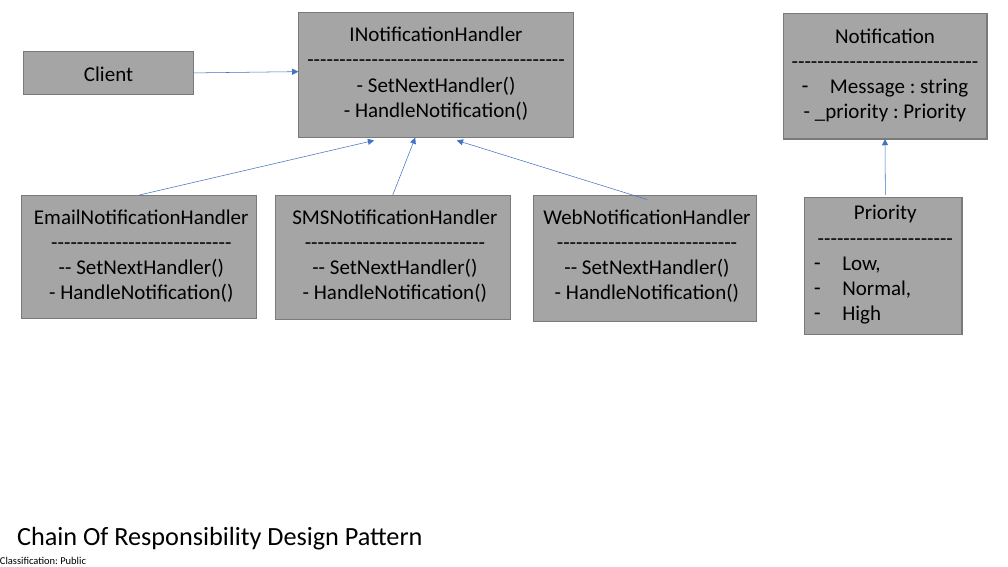
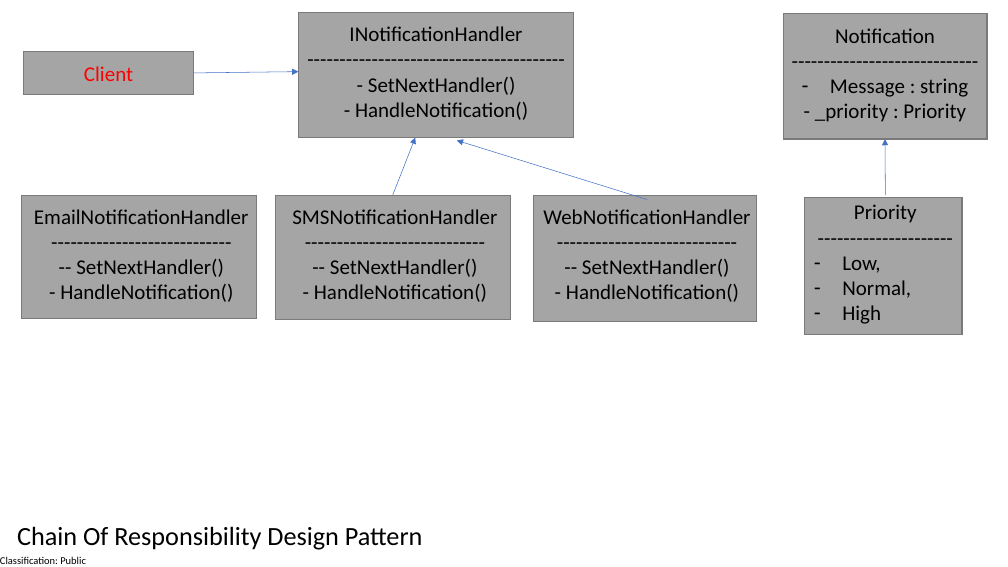
Before and after one commit to aakriti1404/DesignPatterns, a slide deck: slide 1 of BehavioralDesignPattern.pptx. Drawn at 1008x567 pixels with LibreOffice and Linux fonts; fonts in the diff are those of the drawing. Boxes give left, top, right and bottom in pixels: in the first picture for what was removed or moved away, otherwise in the second. Text is boxed around its words. In the diff, an @@ line names an element or a change of style, - is before the commit and + after.

```diff
--- a/BehavioralDesignPattern.pptx
+++ b/BehavioralDesignPattern.pptx
@@ text "Client" at box(84, 66, 133, 81): text colour #000000 to #FF0000 @@
@@ arrow removed from (139, 195) to (374, 141) @@
```
Also in this commit, not shown: 3 slides added, 7 other files.
